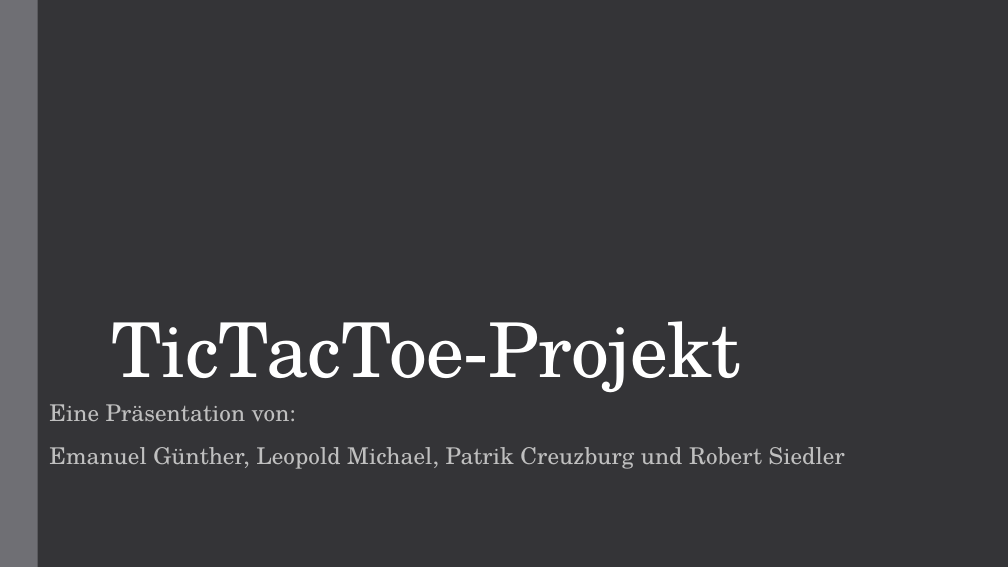
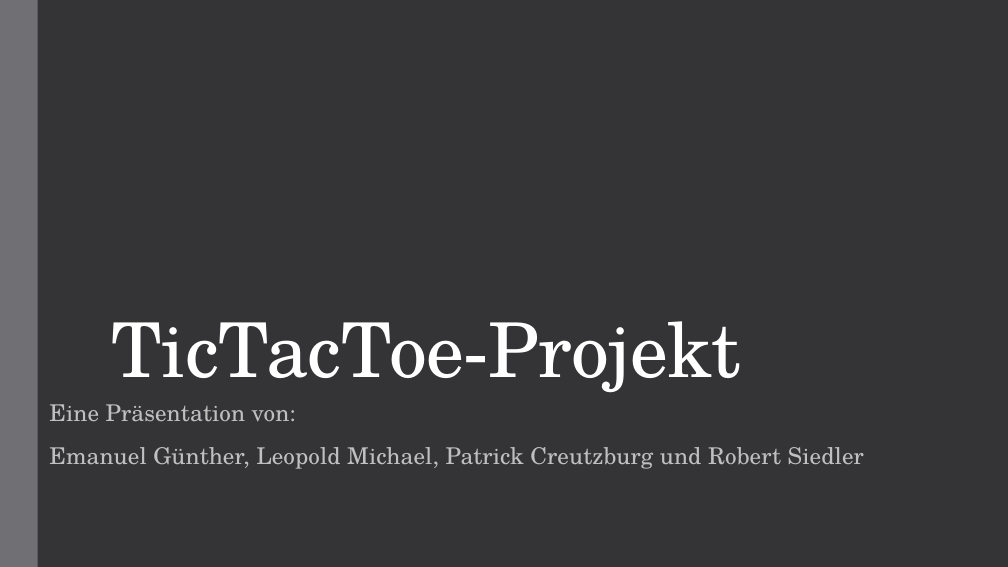
Before and after one commit to MLpGHub/SEIIBeleg, a slide deck: slide 1 of Präsentation/TicTacToeProjekt.pptx. Drawn at 1008x567 pixels with LibreOffice and Linux fonts; fonts in the diff are those of the drawing. Boxes give left, top, right and bottom in pixels: in the first picture for what was removed or moved away, otherwise in the second. Text is boxed around its words. In the diff, an @@ line names an element or a change of style, - is before the commit and + after.

Commit message:
Projektbegleitender Bericht fertiggestellt

```diff
--- a/Präsentation/TicTacToeProjekt.pptx
+++ b/Präsentation/TicTacToeProjekt.pptx
@@ subtitle at bbox=[49, 447, 864, 469]: text changed @@
-Emanuel Günther, Leopold Michael, Patrik Creuzburg und Robert Siedler
+Emanuel Günther, Leopold Michael, Patrick Creutzburg und Robert Siedler
```
Also in this commit, not shown: 11 other slides changed, 1 slide added, 17 other files.
